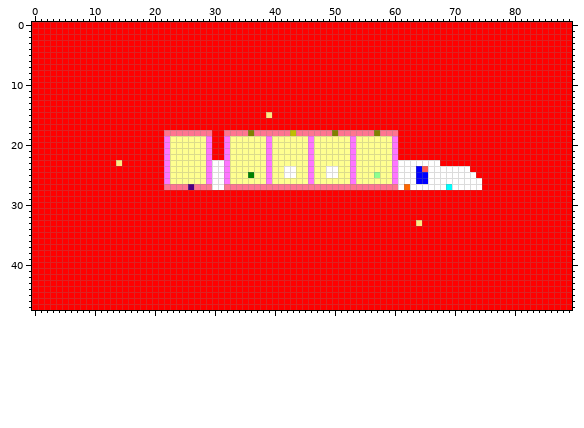
A sprite sheet gets an edit: ships/vanta/vantaT0blocks.png. The picture above is the old version.
The file is 90x48 pixels.
New version:
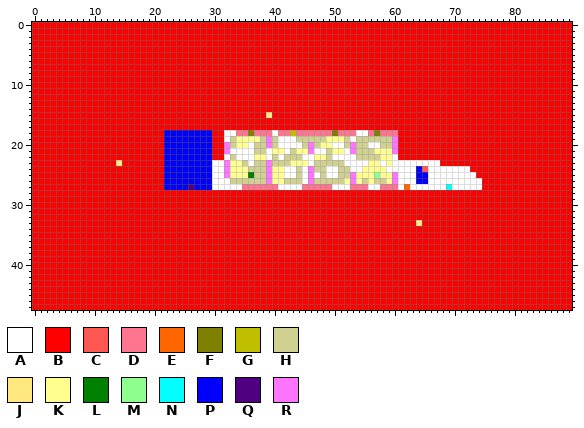
Palette (. is transparent): A #ffffff  B #ff0000  C #ff5751  D #ff7590  E #ff6600  F #808000  G #bfbf00  H #d0d090  J #ffe880  K #ffff90  L #008000  M #8eff8e  N #00ffff  P #0000ff  Q #4f0080  R #ff75ff
Change:
The edit turns colour D into colour A in row 18 at x 32 to 33, 40 and 54 to 55; in row 27 at x 32 to 34, 41 to 44, 50 to 52 and 56 to 57.
The edit turns colour K into colour A in row 19 at x 41 to 43; in row 20 at x 36, 41 to 44, 50 to 51 and 56 to 57; in row 21 at x 33 to 36, 42, 47 to 48 and 52; in row 22 at x 34 to 36, 41, 45 and 50 to 52; in row 23 at x 36, 52, 54 to 55 and 58; in row 24 at x 45, 54 and 59.
The edit turns colour K into colour A in row 25 at x 45 and 47; in row 26 at x 45.
The edit turns colour R into colour A in row 19 at x 32 and 53; in row 21 at x 39; in row 22 at x 32, 39, 46, 53 and 60; in row 23 at x 46, 53 and 60; in row 24 at x 53 and 60; in row 26 at x 32.
The edit turns colour K into colour H in row 19 at x 33, 38, 40, 44 to 45, 47 to 48, 52 and 54 to 59; in row 20 at x 33, 37 to 38, 40, 45, 47, 52, 54 to 55 and 58 to 59; in row 21 at x 37 to 38, 43, 49 and 54 to 56; in row 22 at x 33, 40, 42 to 44, 49 and 54 to 57; in row 23 at x 35, 37 to 38, 40 to 42 and 47 to 51; in row 24 at x 36 to 38, 44, 47 to 48 and 51 to 52.
The edit turns colour K into colour H in row 25 at x 37 to 38, 44, 48 and 51 to 52; in row 26 at x 33 to 38, 42 to 44, 47 to 51, 55 and 57 to 58.
The edit turns colour R into colour H in row 19 at x 46.
The edit turns colour D into colour P in row 18 at x 22 to 29; in row 27 at x 22 to 25 and 27 to 29.
The edit turns colour K into colour P in rows 19 to 26 at x 23 to 28.
The edit turns colour R into colour P in rows 19 to 26 at x 22 and 29.
Where, in picture pixels (left, top, right, bottom), the same in both pictures:
changed: (164, 130, 398, 190)
